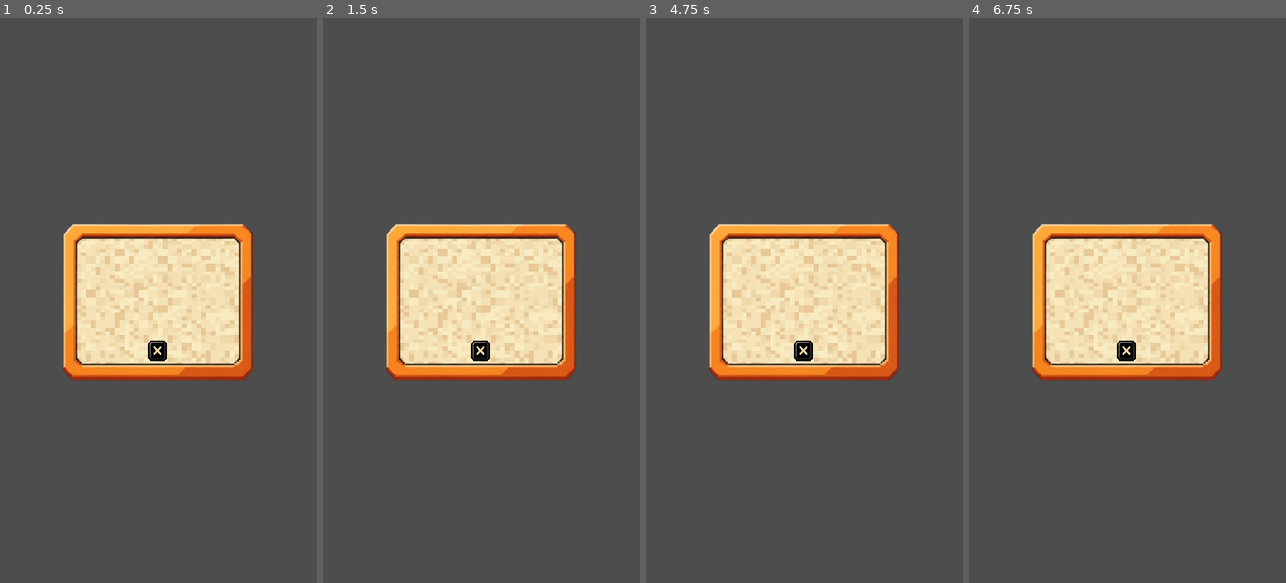
Above: before the commit, frames 1-4 (left to right).
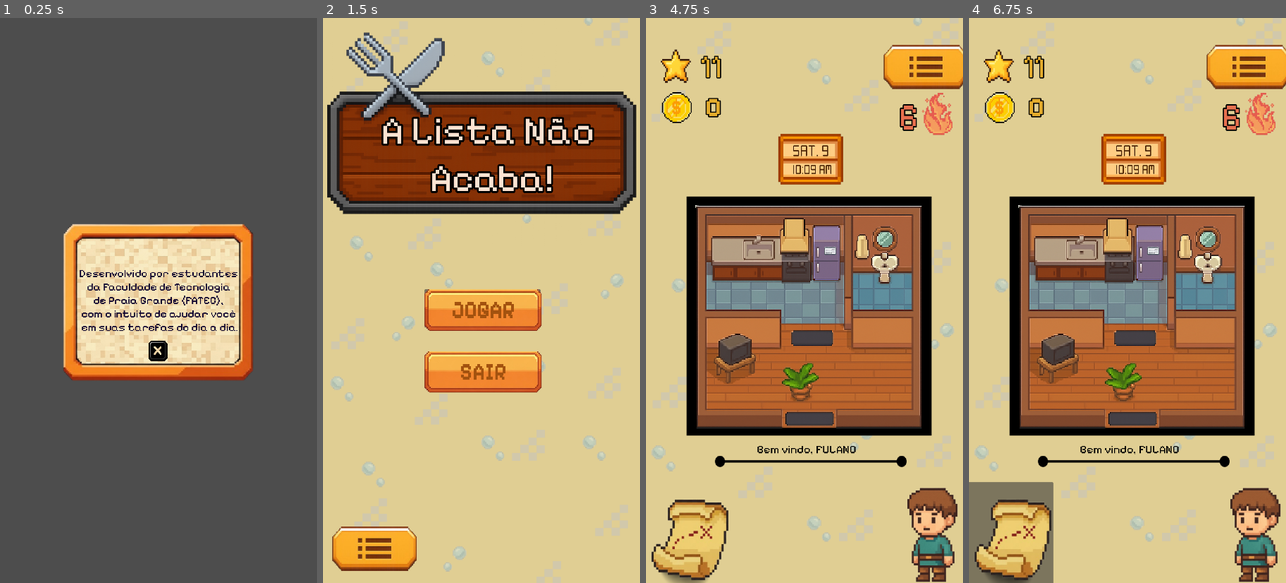
Above: after the commit, the same moments.

Repository: Guga-tab/a-lista-nao-acaba
Game: Godot game, scene res://scenes/pop_up.tscn
Same seed, same stepped clock (60 frames per second), same inputs: the game is played once before the commit and once after it. This scene is started directly instead of the project's main scene. Sound files missing from this copy of the repository are replaced by a short silence.
Inputs (mouse positions are in pixels of both pictures, inside the frame that each line leads up to):
- Up to frame 1 (0.25 s): no input
- Up to frame 2 (1.5 s): click (481, 351) at 0.5 s; click (481, 306) at 1.27 s
- Up to frame 3 (4.75 s): click (804, 306) at 2.02 s; click (804, 300) at 2.77 s; click (804, 300) at 3.52 s; click (804, 351) at 4.27 s
- Up to frame 4 (6.75 s): click (1149, 249) at 5.02 s; click (1127, 424) at 5.75 s, where only the run after the commit has a clickable "OK"; click (1010, 537) at 6.52 s

The runs differ from the first frame. In frame 1, 1.2% of the frame differs, in the area x 25-75%, y 44-61%; in frame 2, 95%; in frame 3, 99%, in the area x 0-100%, y 0-100%; in frame 4, 99%.
Error after the commit: Cannot call method 'change_scene_to_file' on a null value. (res://scenes/title_screen.tscn::GDScript_dc4i4:20)

Commit message:
Desenvolvida funcionalidade do botão sobre nós (cena e seu script) e adicionado novo asset

Diff:
--- a/scenes/config_button.tscn
+++ b/scenes/config_button.tscn
@@ -1,6 +1,6 @@
 [gd_scene format=3 uid="uid://ckifu2pos7a0i"]
 
-[ext_resource type="Texture2D" uid="uid://cufquagonbqkw" path="res://assets/buttons/config_button.png" id="1_2o5jp"]
+[ext_resource type="Texture2D" uid="uid://cyx4roqklcdff" path="res://assets/buttons/about_us_button.png" id="1_xrnc4"]
 
 [sub_resource type="StyleBoxEmpty" id="StyleBoxEmpty_vwsrf"]
 
@@ -16,4 +16,5 @@
 offset_bottom = 217.0
 scale = Vector2(0.20994882, 0.20448692)
 mouse_filter = 2
-texture_normal = ExtResource("1_2o5jp")
+texture_normal = ExtResource("1_xrnc4")
+stretch_mode = 0
--- a/scenes/pop_up.tscn
+++ b/scenes/pop_up.tscn
@@ -1,6 +1,7 @@
 [gd_scene format=3 uid="uid://dkksi682m1crl"]
 
 [ext_resource type="Texture2D" uid="uid://bm3nabjrlt5js" path="res://assets/backgrounds/popup_painting.png" id="1_cpc1a"]
+[ext_resource type="Script" uid="uid://1drjvgtpxsub" path="res://scripts/pop_up.gd" id="1_cy0db"]
 [ext_resource type="Texture2D" uid="uid://davmviu62b87o" path="res://assets/backgrounds/background_popup.jpg" id="1_gxv0h"]
 [ext_resource type="Texture2D" uid="uid://b8j53vpdd4i2a" path="res://assets/buttons/x_button.png" id="3_ofmyw"]
 
@@ -18,6 +19,7 @@
 offset_bottom = 325.0
 grow_horizontal = 2
 grow_vertical = 2
+script = ExtResource("1_cy0db")
 
 [node name="Painting" type="TextureRect" parent="." unique_id=149846687]
 layout_mode = 0
@@ -48,7 +50,16 @@
 offset_bottom = 4.0
 grow_horizontal = 2
 grow_vertical = 2
+mouse_filter = 2
+theme_override_colors/font_color = Color(0.039215688, 0, 0.1764706, 1)
+theme_override_font_sizes/font_size = 38
+text = "Desenvolvido por estudantes
+da Faculdade de Tecnologia
+ de Praia Grande (FATEC),
+com o intuito de ajudar você
+ em suas tarefas do dia a dia."
 flat = true
+autowrap_trim_flags = 0
 
 [node name="TextureButton" type="TextureButton" parent="Button" unique_id=1027522562]
 layout_mode = 1
@@ -66,3 +77,5 @@
 texture_normal = ExtResource("3_ofmyw")
 ignore_texture_size = true
 stretch_mode = 0
+
+[connection signal="pressed" from="Button/TextureButton" to="." method="_on_texture_button_pressed"]
--- a/scenes/title_screen.tscn
+++ b/scenes/title_screen.tscn
@@ -1,11 +1,51 @@
 [gd_scene format=3 uid="uid://bnrv3q6au201o"]
 
-[ext_resource type="Script" uid="uid://dr04khh6k77y7" path="res://scripts/title_screen.gd" id="1_mgrm8"]
 [ext_resource type="Texture2D" uid="uid://d1mcvdnwgt5pv" path="res://assets/backgrounds/bg.png" id="2_dc4i4"]
 [ext_resource type="FontFile" uid="uid://dncemyjponlf" path="res://fonts/Pixelify_Sans/PixelifySans-VariableFont_wght.ttf" id="3_mgrm8"]
 [ext_resource type="PackedScene" uid="uid://cofoos0b4poqc" path="res://scenes/default_button.tscn" id="4_3yumr"]
 [ext_resource type="PackedScene" uid="uid://ckifu2pos7a0i" path="res://scenes/config_button.tscn" id="5_dc4i4"]
 [ext_resource type="AudioStream" uid="uid://b04mfdmkotnw7" path="res://assets/sounds/click_sound.mp3" id="6_e54dn"]
+
+[sub_resource type="GDScript" id="GDScript_dc4i4"]
+script/source = "extends Control
+
+#popup
+@onready var PopUp = preload(\"res://scenes/pop_up.tscn\")
+
+#labels
+@onready var button_play_label = $VBoxContainer/PlayButton/TextureButton/Label
+@onready var button_exit_label = $VBoxContainer/ExitButton/TextureButton/Label
+@onready var click_sound = $click_sound
+
+func _ready():
+	#insert text in buttons
+	button_play_label.text = \"JOGAR\"
+	button_exit_label.text = \"SAIR\"
+
+func _on_play_button_pressed() -> void:
+	click_sound.play()
+	await click_sound.finished
+	print(\"Botão JOGAR clicado!\")
+	get_tree().change_scene_to_file(\"res://scenes/home.tscn\")
+
+func _on_exit_button_pressed() -> void:
+	click_sound.play()
+	await click_sound.finished
+	print(\"Botão SAIR clicado!\")
+	get_tree().quit()
+
+
+func _on_config_button_pressed() -> void:
+	click_sound.play()
+	await click_sound.finished
+	var pop_up = PopUp.instantiate()
+	add_child(pop_up)
+
+func _on_config_exit_pressed() -> void:
+	click_sound.play()
+	await click_sound.finished
+	get_tree().change_scene_to_file(\"res://scenes/title_screen.tscn\")
+"
 
 [sub_resource type="LabelSettings" id="LabelSettings_s4lrb"]
 font = ExtResource("3_mgrm8")
@@ -25,7 +65,7 @@
 grow_vertical = 2
 size_flags_horizontal = 4
 size_flags_vertical = 4
-script = ExtResource("1_mgrm8")
+script = SubResource("GDScript_dc4i4")
 metadata/_edit_group_ = true
 metadata/_edit_use_anchors_ = true
 
--- /dev/null
+++ b/scripts/pop_up.gd
@@ -0,0 +1,9 @@
+extends Control
+
+
+func _ready() -> void:
+	pass
+
+
+func _on_texture_button_pressed() -> void:
+	get_tree().change_scene_to_file("res://scenes/title_screen.tscn")
--- a/scripts/title_screen.gd
+++ b/scripts/title_screen.gd
@@ -7,6 +7,7 @@
 @onready var button_play_label = $VBoxContainer/PlayButton/TextureButton/Label
 @onready var button_exit_label = $VBoxContainer/ExitButton/TextureButton/Label
 @onready var click_sound = $click_sound
+
 func _ready():
 	#insert text in buttons
 	button_play_label.text = "JOGAR"
@@ -30,3 +31,8 @@
 	await click_sound.finished
 	var pop_up = PopUp.instantiate()
 	add_child(pop_up)
+
+func _on_config_exit_pressed() -> void:
+	click_sound.play()
+	await click_sound.finished
+	get_tree().change_scene_to_file("res://scenes/title_screen.tscn")
Binary file added: assets/buttons/about_us_button.png
Not shown, added: assets/buttons/about_us_button.png.import
Not shown, added: scripts/pop_up.gd.uid
